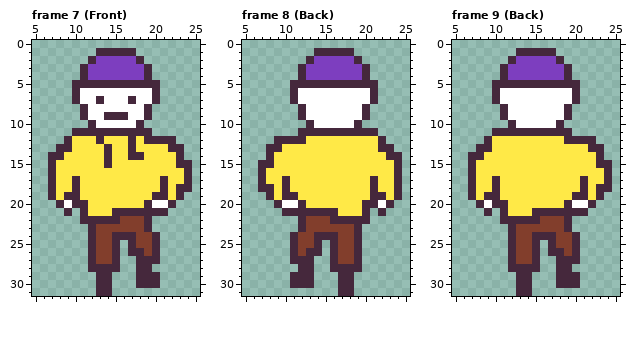
Pixel-art file, stored at assets/scaleton.aseprite. This is how it looked before the edit.
32x32 pixels, 9 frames. Shown: frame 7 (Front): x 5..25, y 0..31; frame 8 (Back): x 5..25, y 0..31; frame 9 (Back): x 5..25, y 0..31. The commit also changed other frames, which this record leaves out.
Now the later version:
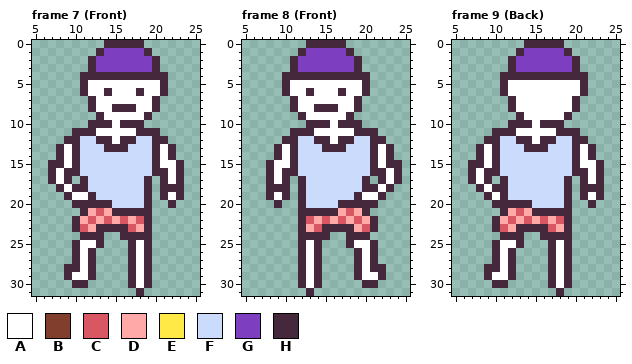
Palette (. is transparent): A #ffffff  B #823e2c  C #d95763  D #ffa9a9  E #ffe947  F #cbdbfc  G #7d3ebf  H #45283c
What changed:
layer "Layer 1" now hidden
layer "Layer 2" added
Changed rows in their new state; - is an unchanged pixel.
Frame 7 (Front):
first column x 7:
 0 -------HHHHH------
 1 -------GGGGGH-----
 2 -----------GGH----
 3 ----.H------GH----
 4 -----HHHHHHH-HH---
 5 ---.-AAAAAAAAAH---
 6 ---.H--H---H-AH---
 7 ---..HA---A-------
 8 ----.H--HHH-AH----
 9 ----..HAAA--------
10 ------HH-HH-------
11 ------AAAAA--H----
12 ---HFF-HAH-FF--.--
13 --AHFFF-HHFFFHA-.-
14 .-AHFFFFFFFFFHAH.-
15 -HAHFFFFFFFFFHAA-.
16 -AHHFFFFFFFFFHHAH.
17 -AH.HFFFFFFFH.-AH.
18 .HA-HFFFFFFFH.-H-.
19 ..-AAHFFFFFFH.-A--
20 -..--HHHFFFF-..---
21 --.--DCD-----..---
22 ---HDCDCDCDC------
23 ---HCDHHHHCD------
24 ----H-H..--HH.----
25 ---HAAH..--AH.----
26 ---HA-...--AH.----
27 ---HA-...-HA-.----
28 --HHA-...-HA------
29 --HAAH..--HA-.----
30 ---HH-..--HA-.----
31 ------..---H------
Frame 8 (Front):
first column x 7:
 0 ------HHHHH-------
 1 -----HGGGGG-------
 2 ----HGG-----------
 3 ----HG------H.----
 4 ---HH-HHHHHHH-----
 5 ---HAAAAAAAAA-.---
 6 ---HA-H---H--H.---
 7 ------------H..---
 8 ----HA-HHH--H.----
 9 -----------H..----
10 -------HH-HH------
11 ----H--AAAAA------
12 --.--FFHHAHHFFH---
13 -.-AHFFFHHHFFFHA--
14 -.HAHFFFFFFFFFHA-.
15 .-AAHFFFFFFFFFHAH-
16 .HAHHFFFFFFFFFHHA-
17 .HA-.HFFFFFFFH.HA-
18 .-H-.HFFFFFFFH-AH.
19 --A-.HFFFFFFHAA-..
20 ---..-FFFFHHH--..-
21 ---..-----DCD--.--
22 ------CDCDCDCDH---
23 ------DCHHHHDCH---
24 ----.HH--..H-H----
25 ----.HA--..HAAH---
26 ----.HA--...-AH---
27 ----.-AH-...-AH---
28 ------AH-...-AHH--
29 ----.-AH--..HAAH--
30 ----.-AH--..-HH---
31 ------H---..------
Frame 9 (Back):
first column x 7:
 0 -------HHHHH------
 1 -------GGGGGH-----
 2 -----------GGH----
 3 ----.H------GH----
 4 -----HHHHHHH-HH---
 5 ---.-AAAAAAAAAH---
 6 ---.H--------AH---
 7 ---..H------------
 8 ----.H------AH----
 9 ----..H-----------
10 ------HH-HH-------
11 ------AAAAA--H----
12 ---HFFHHAHHFF--.--
13 --AHFFFHHHFFFHA-.-
14 .-AHFFFFFFFFFHAH.-
15 -HAHFFFFFFFFFHAA-.
16 -AHHFFFFFFFFFHHAH.
17 -AH.HFFFFFFFH.-AH.
18 .HA-HFFFFFFFH.-H-.
19 ..-AHFFFFFFFH.-A--
20 -..--HHHFFFF-..---
21 --.--DCD-----..---
22 ---HDCDCDCDC------
23 ---HCDHHHHCD------
24 ----H-H..--HH.----
25 ---HAAH..--AH.----
26 ---HA-...--AH.----
27 ---HA-...-HA-.----
28 --HHA-...-HA------
29 --HAAH..--HA-.----
30 ---HH-..--HA-.----
31 ------..---H------
